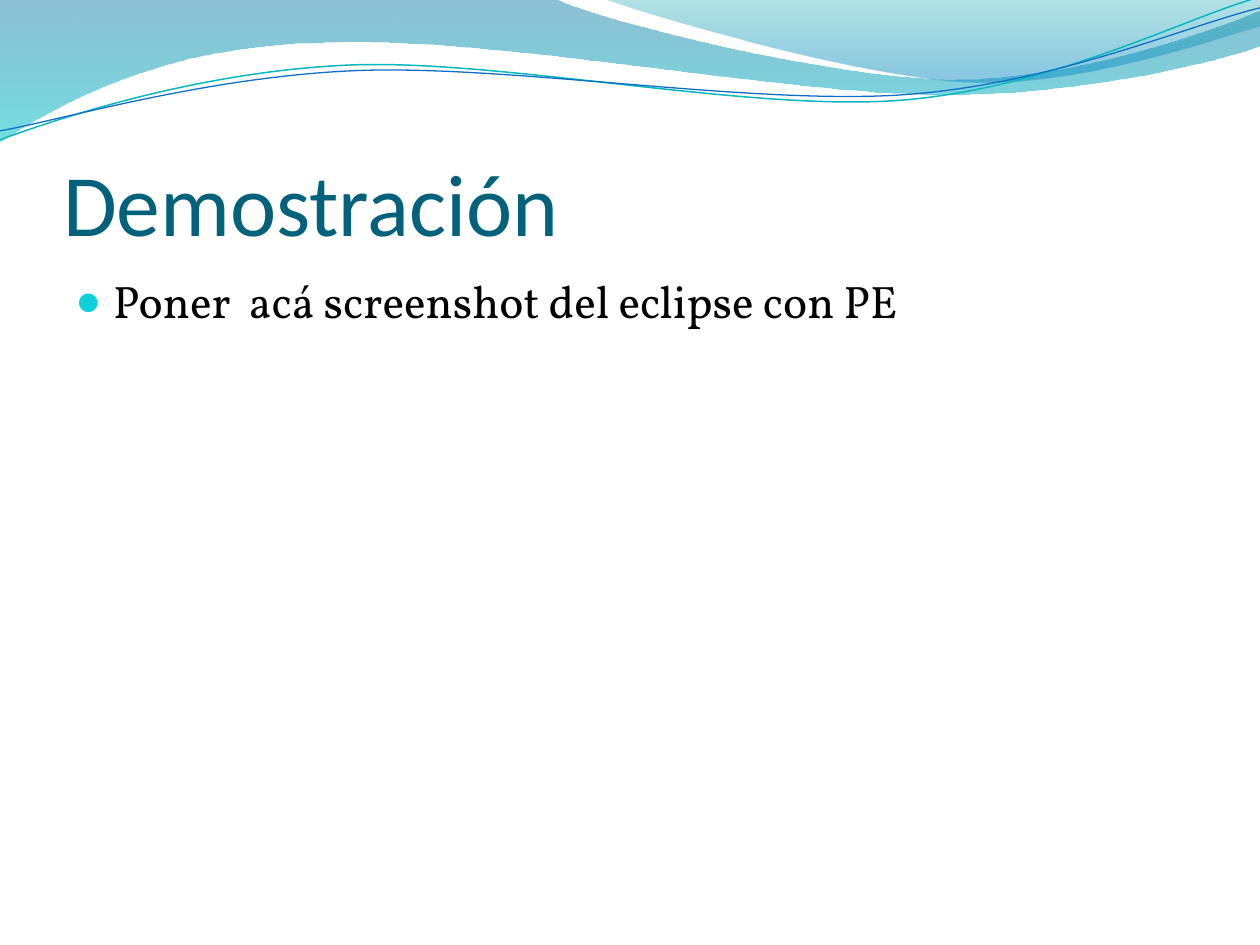
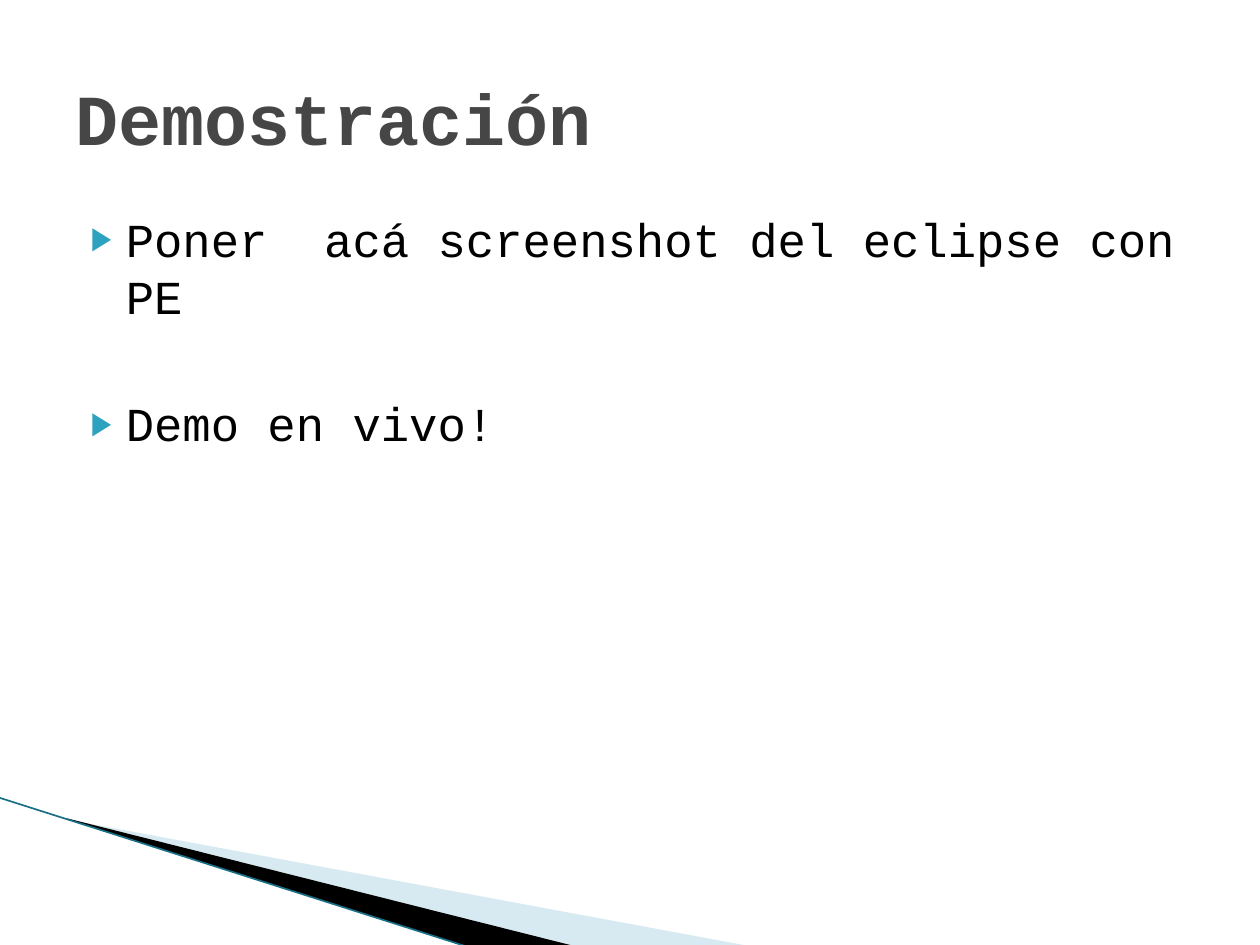
Before and after one commit to maurociancio/parallel-editor, a slide deck: slide 14 of doc/presentacion/presentacion.pptx (slide 12 before the commit). Drawn at 1260x945 pixels with LibreOffice and Linux fonts; fonts in the diff are those of the drawing; background and template pictures are left out. Boxes give left, top, right and bottom in pixels: in the first picture for what was removed or moved away, otherwise in the second. Text is boxed around its words. In the diff, an @@ line names an element or a change of style, - is before the commit and + after.

```diff
--- a/doc/presentacion/presentacion.pptx
+++ b/doc/presentacion/presentacion.pptx
@@ freeform shape removed at box(0, 0, 1260, 142) @@
@@ freeform shape removed at box(0, 0, 1260, 147) @@
@@ freeform shape removed at box(0, 8, 1260, 141) @@
@@ freeform shape removed at box(604, 0, 1260, 87) @@
@@ title "Demostración": place and size @@
-title "Demostración" at box(63, 176, 558, 237)
+title "Demostración" at box(75, 94, 591, 146)
@@ title "Demostración" at box(75, 94, 591, 146): size 50 to 41 pt, font Calibri to Courier New, text colour #04617B to #464646, bold on; vertical alignment bottom to middle @@
@@ text "Poner acá screenshot del eclipse ...": place and size @@
-text "Poner acá screenshot del eclipse ..." at box(113, 285, 898, 329)
+text "Poner acá screenshot del eclipse ..." at box(126, 223, 1175, 442)
@@ text at box(126, 223, 1175, 314): size 26 to 27 pt, font Vollkorn to Courier New in "Poner acá screenshot del eclipse con PE"; bullet ● to ▶; less space between paragraphs; bullet colour #0BD0D9 to #2DA2BF @@
@@ text at box(126, 408, 495, 442): paragraph added @@
+▶ Demo en vivo!
@@ freeform shape added at box(98, 689, 622, 888), fill #A0CBDC at 40% opacity @@
@@ freeform shape added at box(0, 798, 517, 914), fill #000000 @@
@@ line added from (0, 798) to (467, 945), #97C5D8 0.95 pt @@
```
Also in this commit, not shown: 11 other slides changed, 4 slides added, 2 slides removed.
